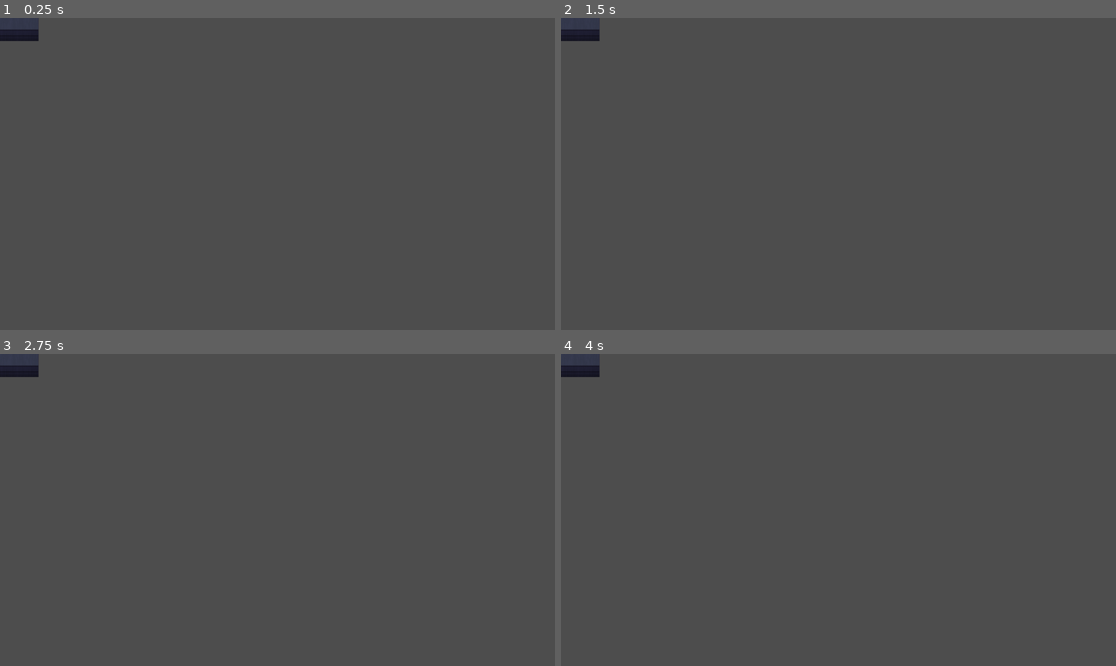
Above: before the commit, frames 1-4 (two rows, left to right).
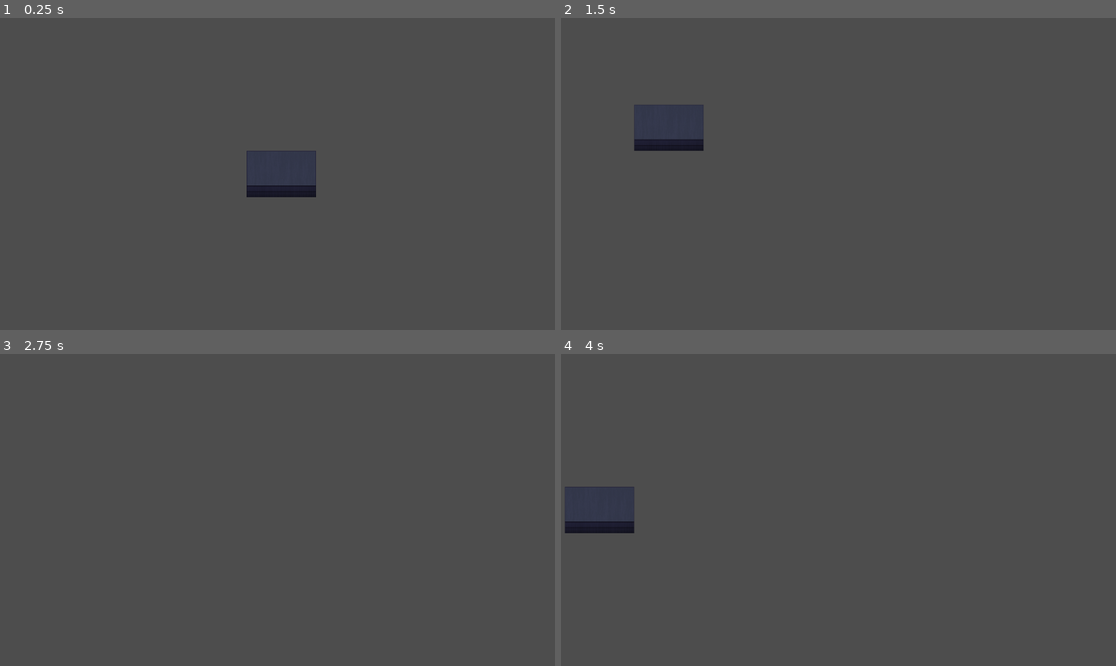
Above: after the commit, the same moments.

Repository: SamBisaria/VenderBender
Game: Godot game, scene res://scenes/world.tscn
Two runs of this game, one before a commit and one after it. Both use one fixed random seed, a clock stepped at 60 frames per second and the inputs below.
Inputs (mouse positions are in pixels of both pictures, inside the frame that each line leads up to):
- Up to frame 1 (0.25 s): no input
- Up to frame 2 (1.5 s): tap Enter at 0.5 s; move the mouse to (960, 158) at 0.52 s; hold Right (ui_right) 0.53-1.28 s; click (960, 158) at 0.67 s; move the mouse to (727, 189) at 1.27 s; hold Down (ui_down) from 1.28 s (still down); click (727, 189) at 1.42 s
- Up to frame 3 (2.75 s): move the mouse to (333, 441) at 2.02 s; release Down (ui_down) at 2.03 s; hold Right (ui_right) from 2.03 s (still down); click (333, 441) at 2.17 s
- Up to frame 4 (4 s): move the mouse to (810, 572) at 2.77 s; release Right (ui_right) at 2.78 s; hold Up (ui_up) 2.78-3.53 s; click (810, 572) at 2.92 s; tap Space at 3.5 s; move the mouse to (1005, 556) at 3.52 s; hold Left (ui_left) from 3.53 s (still down); click (1005, 556) at 3.67 s

The runs differ from the first frame. In frame 1, 2.2% of the frame differs, in the area x 0-57%, y 0-58%; in frame 2, 2.2%; in frame 3, 0.5%; in frame 4, 2.2%.

Commit message:
Fix camera camera/map navigation and zoom

Diff:
--- a/scenes/world.tscn
+++ b/scenes/world.tscn
@@ -8,6 +8,7 @@
 [ext_resource type="Texture2D" uid="uid://d2nu830ln87rd" path="res://art/tilesets/Outside_B.png" id="6_wpoir"]
 [ext_resource type="Texture2D" uid="uid://dwifkefk3h8md" path="res://art/tilesets/Outside_C.png" id="7_ojnay"]
 [ext_resource type="Texture2D" uid="uid://bnfppkixpgmvn" path="res://art/tilesets/Outside_D.png" id="8_0yyvy"]
+[ext_resource type="Script" path="res://scripts/camera.gd" id="9_aj83g"]
 
 [sub_resource type="TileSetAtlasSource" id="TileSetAtlasSource_l4krs"]
 texture = ExtResource("1_m7rqj")
@@ -13059,3 +13060,6 @@
 tile_set = SubResource("TileSet_k2mae")
 format = 2
 layer_0/tile_data = PackedInt32Array(-131076, 4, 42, -65540, 4, 43, -4, 4, 44, 65532, 4, 45, 131068, 4, 46, 196604, 4,  …(925 unchanged characters)…
+
+[node name="Camera2D" type="Camera2D" parent="."]
+script = ExtResource("9_aj83g")
--- a/scripts/camera.gd
+++ b/scripts/camera.gd
@@ -1,37 +1,45 @@
 extends Camera2D
 
-var ZoomMin = Vector2(0.25,0.25)
-var ZoomMax = Vector2(2.5,2.5)
-var ZoomSpd = Vector2(0.3,0.3)
-var PanSpeedKey = 8
+var ZOOM_MIN: Vector2   = Vector2(0.25,0.25)
+var ZOOM_MAX: Vector2   = Vector2(2.5,2.5)
+var zoom_speed: Vector2 = Vector2(0.3,0.3)
+var PanSpeedKey: int    = 8
 # Called when the node enters the scene tree for the first time.
 func _ready():
-	pass # Replace with function body.
+	pass
 
-func _input(event):
-	if event.is_action_pressed("ScrollZoomOut"):
-		if zoom > ZoomMin:
-			zoom -= ZoomSpd
-		print("Zoom out")
-	if event.is_action_pressed("ScrollZoomIn"):
-		if zoom < ZoomMax:
-			zoom +=ZoomSpd
-		print("Zoom in")
-	print(zoom)
+# Called on input independent of frame times
+func _input(event: InputEvent) -> void:
+	if event is InputEventMouseButton:
+		if event.button_index == MOUSE_BUTTON_WHEEL_UP:
+			if zoom >= ZOOM_MIN:
+				zoom -= zoom_speed
+		if event.button_index == MOUSE_BUTTON_WHEEL_DOWN:
+			if zoom <= ZOOM_MAX:
+				zoom += zoom_speed
+
+	#if event is InputEventMouseButton:
+
+	#if event.is_action_pressed("zoom_out"):
+		#if zoom > ZoomMin:
+			#zoom -= ZoomSpd
+		#print("Zoom out")
+	#if event.is_action_pressed("zoom_in"):
+		#if zoom < ZoomMax:
+			#zoom +=ZoomSpd
+		#print("Zoom in")
 	pass
 
 # Called every frame. 'delta' is the elapsed time since the previous frame.
-func _process(_delta):
-	if Input.is_action_pressed("MoveCamUp"):
+func _process(_delta) -> void:
+	# This code works for pressing multiple keys at the same time
+	if Input.is_action_pressed("ui_up"):
 		position.y -= PanSpeedKey
-		print("MoveCamUp")
-	if Input.is_action_pressed("MoveCamDown"):
+	if Input.is_action_pressed("ui_down"):
 		position.y += PanSpeedKey
-		print("MoveCamDown")
-	if Input.is_action_pressed("MoveCamLeft"):
-		print("MoveCamLeft")
+	if Input.is_action_pressed("ui_left"):
 		position.x -= PanSpeedKey
-	if Input.is_action_pressed("MoveCamRight"):
+	if Input.is_action_pressed("ui_right"):
 		position.x += PanSpeedKey
-		print("MoveCamRight")
+	# print(position)
 	pass
Not shown: 1 places in scenes/world.tscn that only renumber resources
